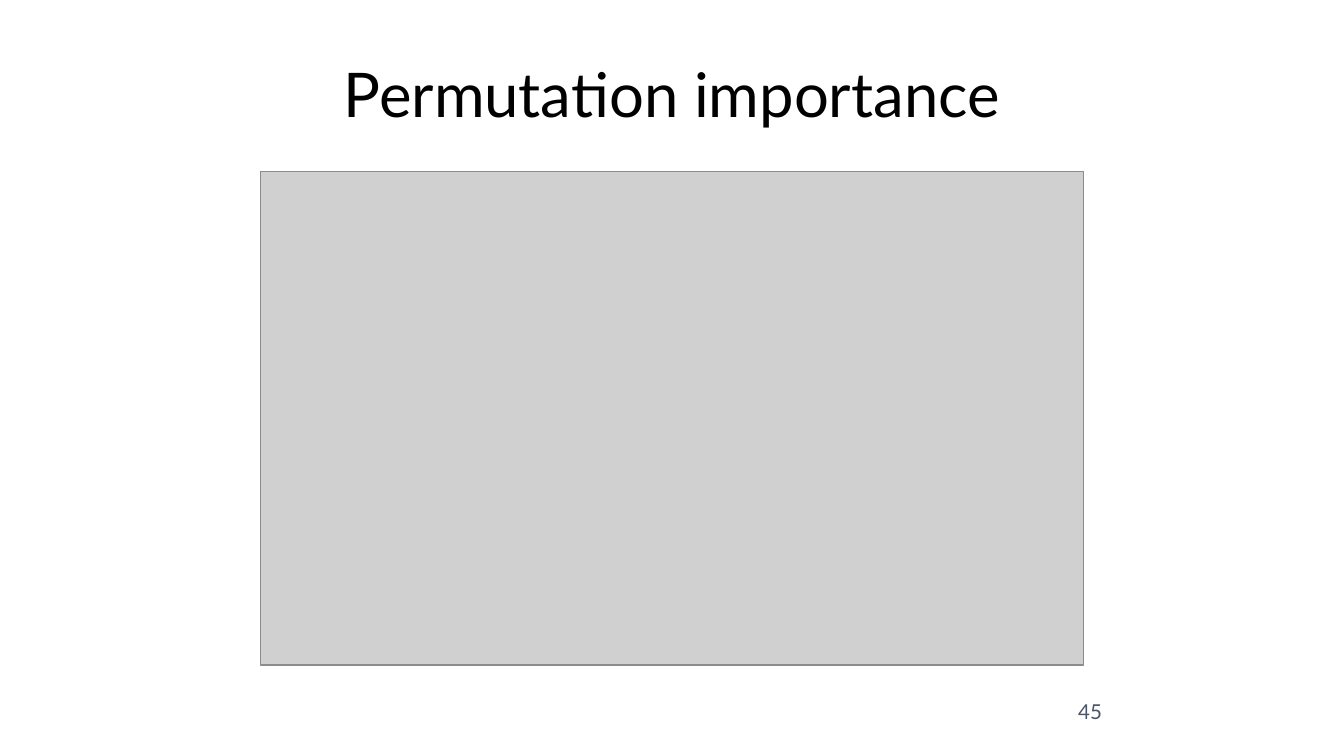
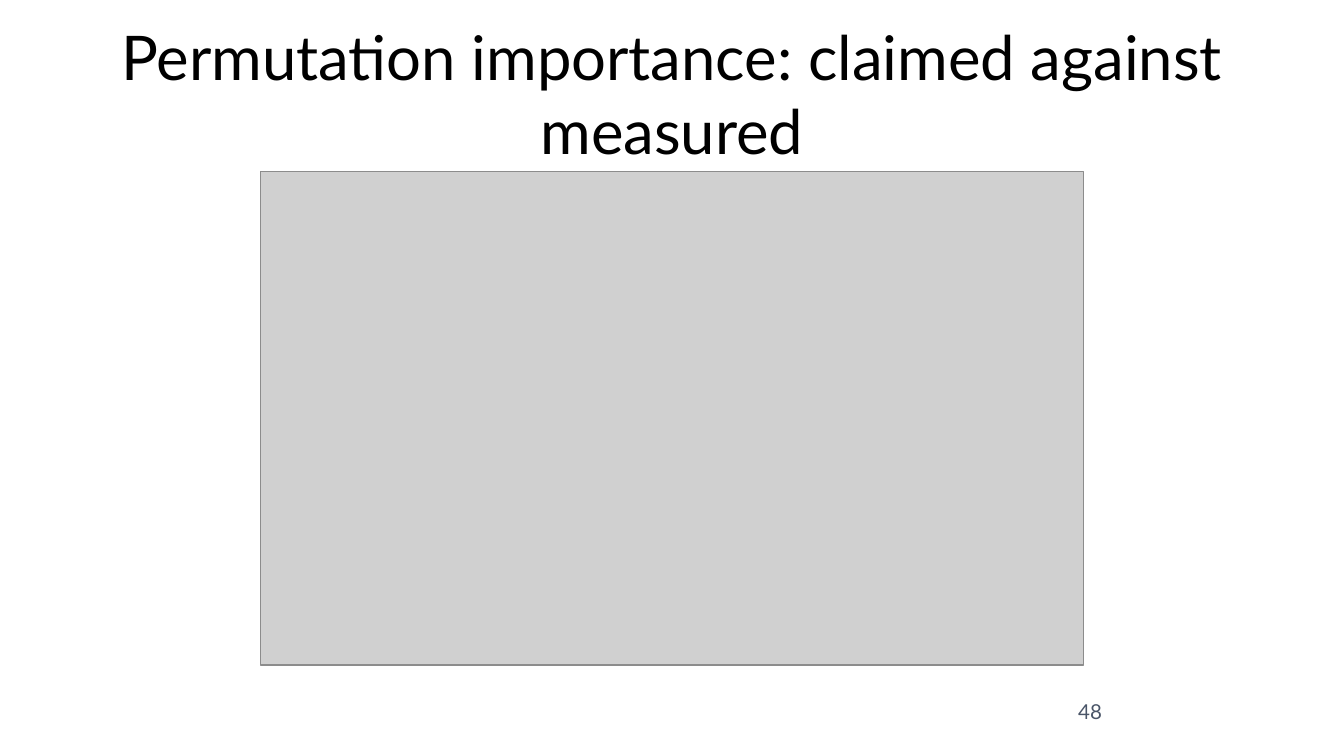
Before and after one commit to fabioantonini/technologies-for-artificial-intelligence, a slide deck: slide 48 of Lessons/07_trees_and_ensembles/Slides/trees_and_ensembles_slides.pptx (slide 45 before the commit). Drawn at 1344x756 pixels with LibreOffice and Linux fonts; fonts in the diff are those of the drawing; grey boxes stand for pictures; background and template pictures are left out. Boxes give left, top, right and bottom in pixels: in the first picture for what was removed or moved away, otherwise in the second. Text is boxed around its words. In the diff, an @@ line names an element or a change of style, - is before the commit and + after.

```diff
--- a/Lessons/07_trees_and_ensembles/Slides/trees_and_ensembles_slides.pptx
+++ b/Lessons/07_trees_and_ensembles/Slides/trees_and_ensembles_slides.pptx
@@ title at (121, 34, 1222, 155): text changed @@
-Permutation importance
+Permutation importance: claimed against measured
@@ page number at (1078, 704, 1102, 719): text changed @@
-45
+48
```
Also in this commit, not shown: 24 other slides changed, 4 slides added, 17 other files.
